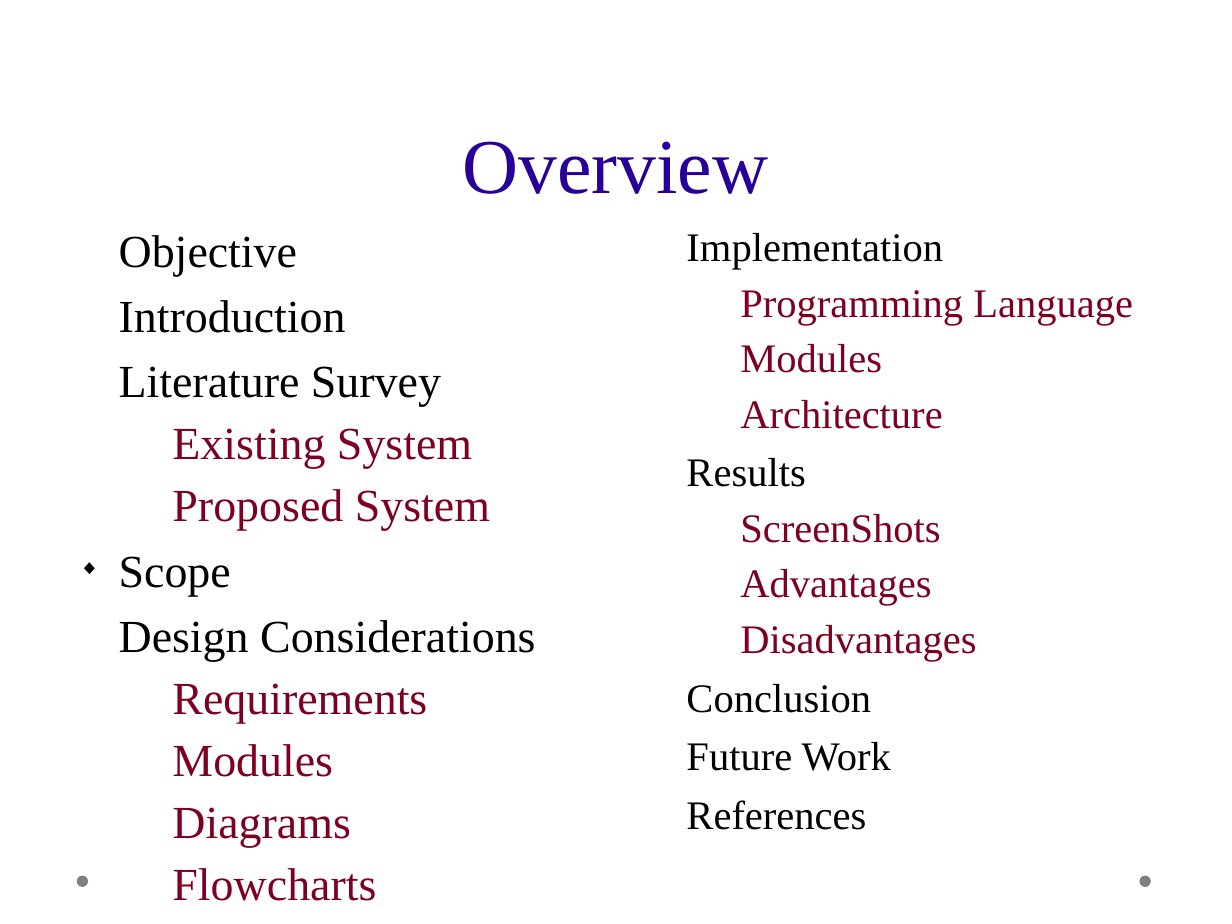
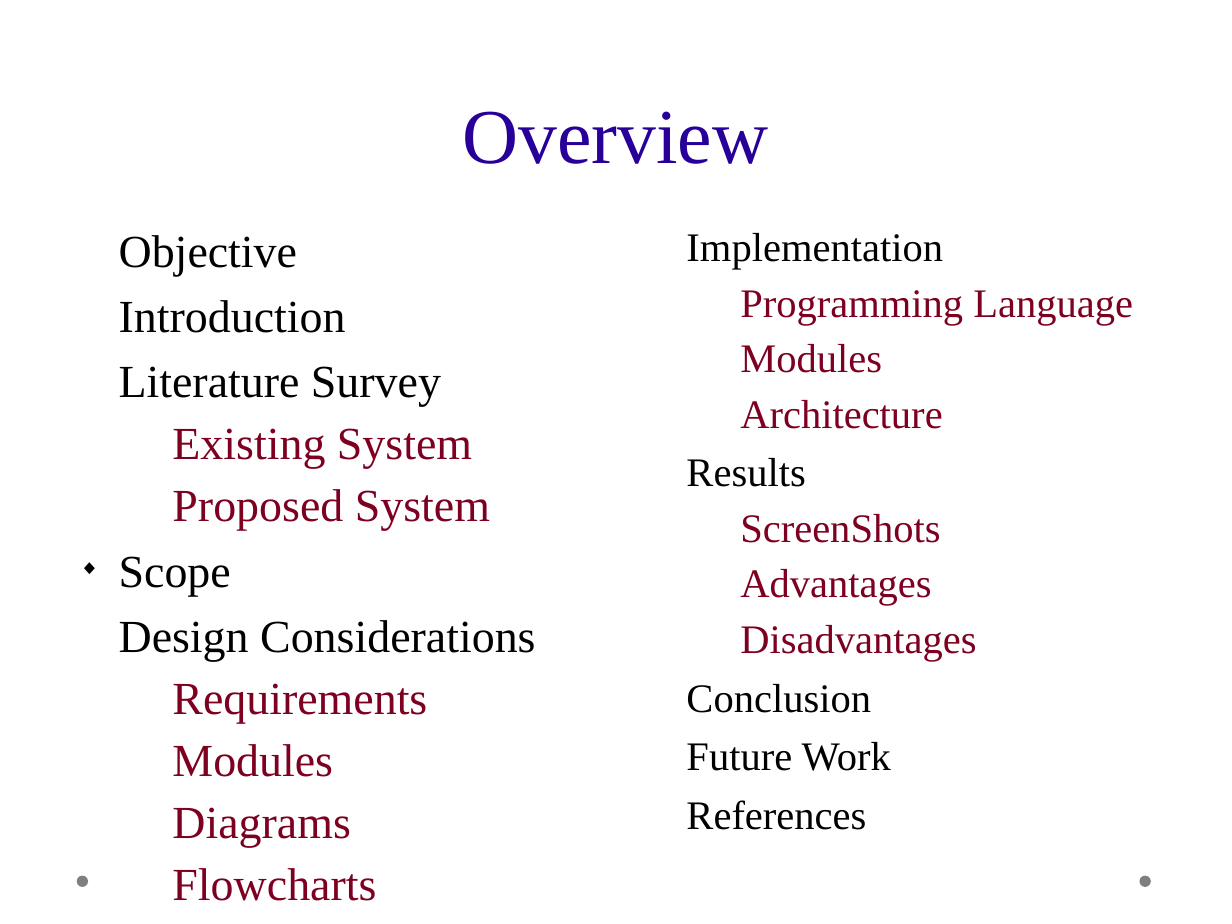
Before and after one commit to mahidharc/drdo.ids, a slide deck: slide 2 of presentation.odp. Drawn at 1232x924 pixels with LibreOffice and Linux fonts; fonts in the diff are those of the drawing; background and template pictures are left out. Boxes give left, top, right and bottom in pixels: in the first picture for what was removed or moved away, otherwise in the second. Text is boxed around its words. In the diff, an @@ line names an element or a change of style, - is before the commit and + after.

```diff
--- a/presentation.odp
+++ b/presentation.odp
@@ title "Overview": place and size @@
-title "Overview" at bbox=[463, 141, 769, 194]
+title "Overview" at bbox=[463, 111, 769, 164]
```
Also in this commit, not shown: 3 other slides changed, 17 slides added, 3 slides removed.
